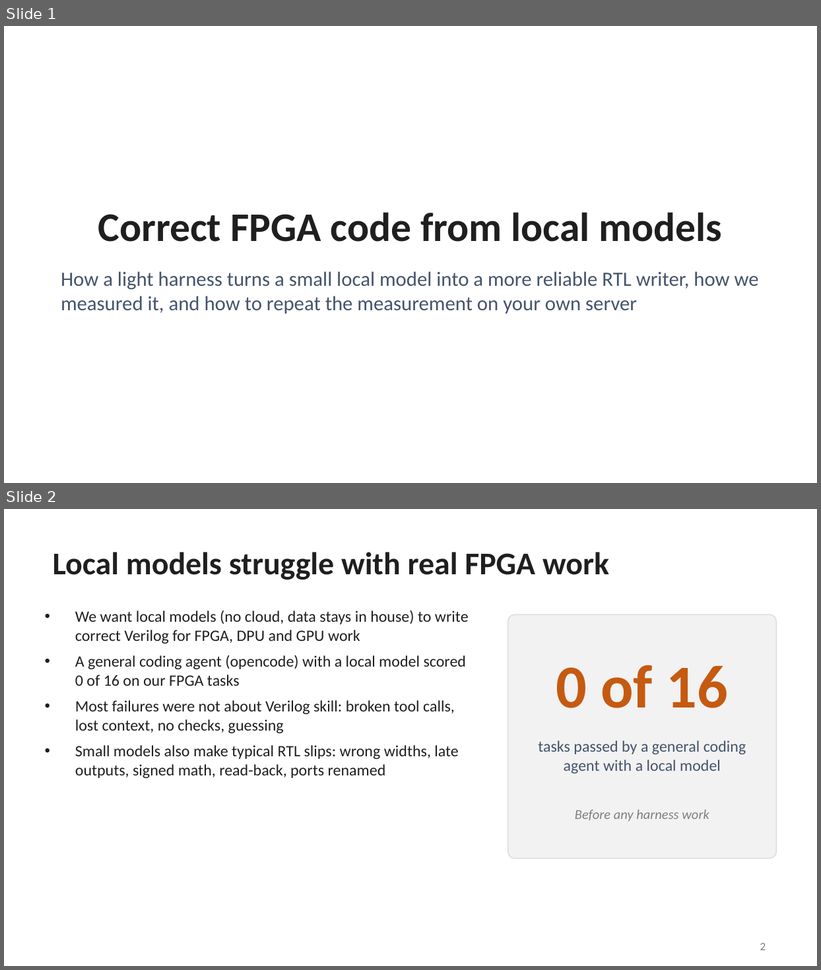
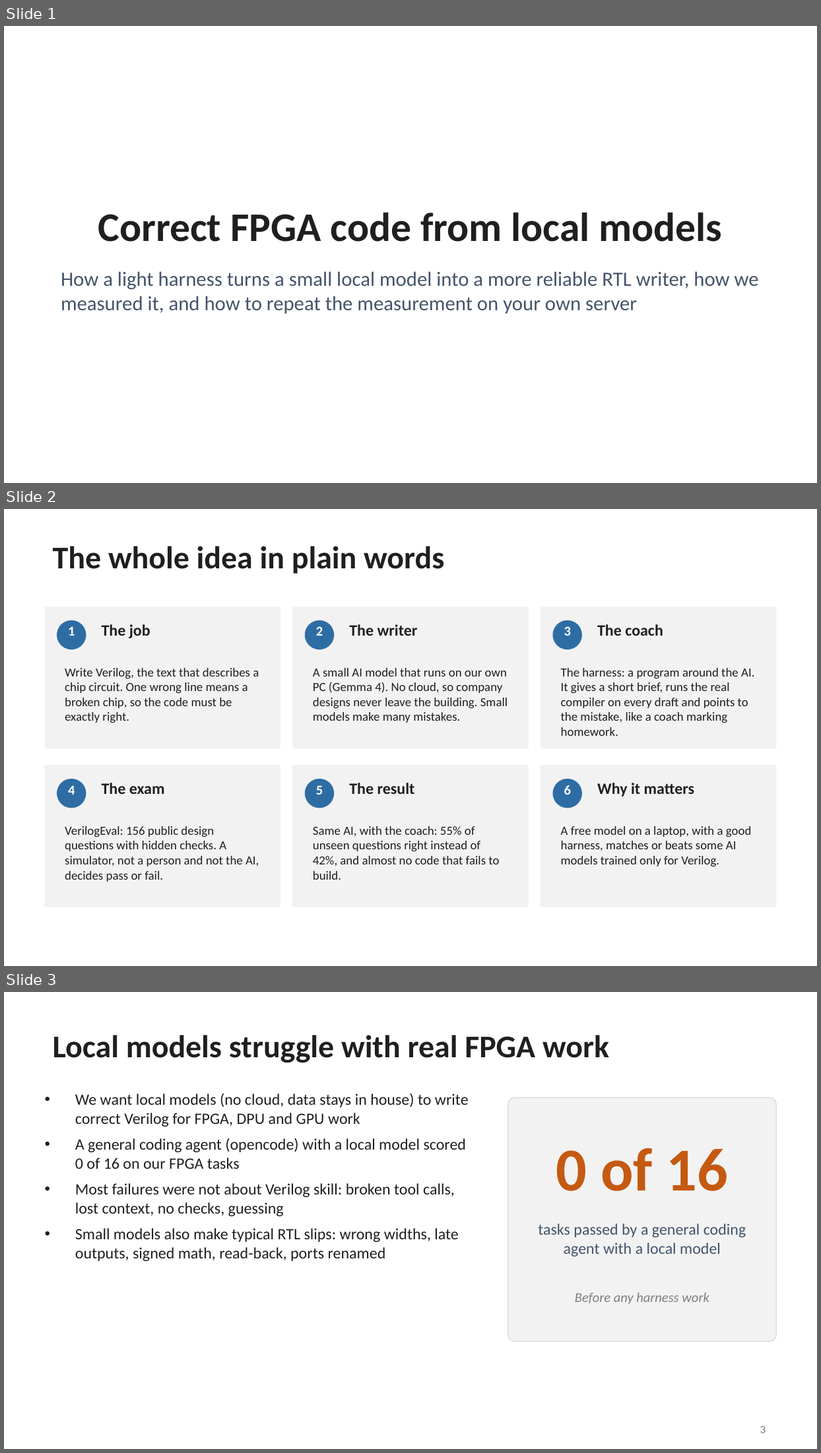
Before and after one commit to SiddharthaKR/agent_bench, a slide deck: docs/local-model-fpga-harness.pptx. Shown one above the other, each under a label of ours: slides 1 and 2 before the commit, slides 1, 2 and 3 after it. The pictures are 821x970 and 821x1453 pixels, drawn with LibreOffice and Linux fonts; fonts in the diff are those of the drawing. Boxes give left, top, right and bottom in pixels: in the first picture for what was removed or moved away, otherwise in the second. Text is boxed around its words. In the diff, an @@ line names an element or a change of style, - is before the commit and + after.

Commit message:
Deck: plain-words intro, 12B results, comparison with Verilog-trained models, what helped and what did not, hints and overfitting, how to use it in your own flow

```diff
--- a/docs/local-model-fpga-harness.pptx
+++ b/docs/local-model-fpga-harness.pptx
@@ slide 2 added at (4,509,817,966), background #FFFFFF @@
@@ title added at (53,546,444,574), 28 pt, text #1F1F1F, bold @@
+The whole idea in plain words
@@ rectangle added at (45,607,281,749), fill #F2F2F2 @@
@@ rectangle added at (292,607,529,749), fill #F2F2F2 @@
@@ rectangle added at (541,607,776,749), fill #F2F2F2 @@
@@ ellipse added at (57,621,86,650), fill #2E6DA4 @@
@@ text added at (68,626,75,636), 12 pt, text #FFFFFF, bold @@
+1
@@ text added at (102,625,151,638), 14 pt, text #1F1F1F, bold @@
+The job
@@ ellipse added at (305,621,334,650), fill #2E6DA4 @@
@@ text added at (316,626,323,636), 12 pt, text #FFFFFF, bold @@
+2
@@ text added at (349,625,418,636), 14 pt, text #1F1F1F, bold @@
+The writer
@@ ellipse added at (553,621,582,650), fill #2E6DA4 @@
@@ text added at (564,626,571,636), 12 pt, text #FFFFFF, bold @@
+3
@@ text added at (597,625,663,636), 14 pt, text #1F1F1F, bold @@
+The coach
@@ text added at (65,668,259,723), 11 pt, text #1F1F1F @@
+Write Verilog, the text that describes a chip circuit. One wrong line means a broken chip, so the code must be exactly right.
@@ text added at (313,668,508,723), 11 pt, text #1F1F1F @@
+A small AI model that runs on our own PC (Gemma 4). No cloud, so company designs never leave the building. Small models make many mistakes.
@@ text added at (561,668,754,736), 11 pt, text #1F1F1F @@
+The harness: a program around the AI. It gives a short brief, runs the real compiler on every draft and points to the mistake, like a coach marking homework.
@@ rectangle added at (45,765,281,908), fill #F2F2F2 @@
@@ rectangle added at (292,765,529,908), fill #F2F2F2 @@
@@ rectangle added at (541,765,776,908), fill #F2F2F2 @@
@@ ellipse added at (57,779,86,808), fill #2E6DA4 @@
@@ text added at (68,786,75,795), 12 pt, text #FFFFFF, bold @@
+4
@@ text added at (102,783,165,794), 14 pt, text #1F1F1F, bold @@
+The exam
@@ ellipse added at (305,779,334,808), fill #2E6DA4 @@
@@ text added at (316,786,323,795), 12 pt, text #FFFFFF, bold @@
+5
@@ text added at (349,783,415,794), 14 pt, text #1F1F1F, bold @@
+The result
@@ ellipse added at (553,779,582,808), fill #2E6DA4 @@
@@ text added at (564,786,571,795), 12 pt, text #FFFFFF, bold @@
+6
@@ text added at (597,783,694,797), 14 pt, text #1F1F1F, bold @@
+Why it matters
@@ text added at (65,826,259,882), 11 pt, text #1F1F1F @@
+VerilogEval: 156 public design questions with hidden checks. A simulator, not a person and not the AI, decides pass or fail.
@@ text added at (313,826,499,880), 11 pt, text #1F1F1F @@
+Same AI, with the coach: 55% of unseen questions right instead of 42%, and almost no code that fails to build.
@@ text added at (561,826,752,867), 11 pt, text #1F1F1F @@
+A free model on a laptop, with a good harness, matches or beats some AI models trained only for Verilog.
@@ what was slide 2 is now slide 3 @@
@@ page number at (760,1426,766,1434): text changed @@
-2
+3
```
Also in this commit, not shown: 3 slides changed, 7 other slides added.
